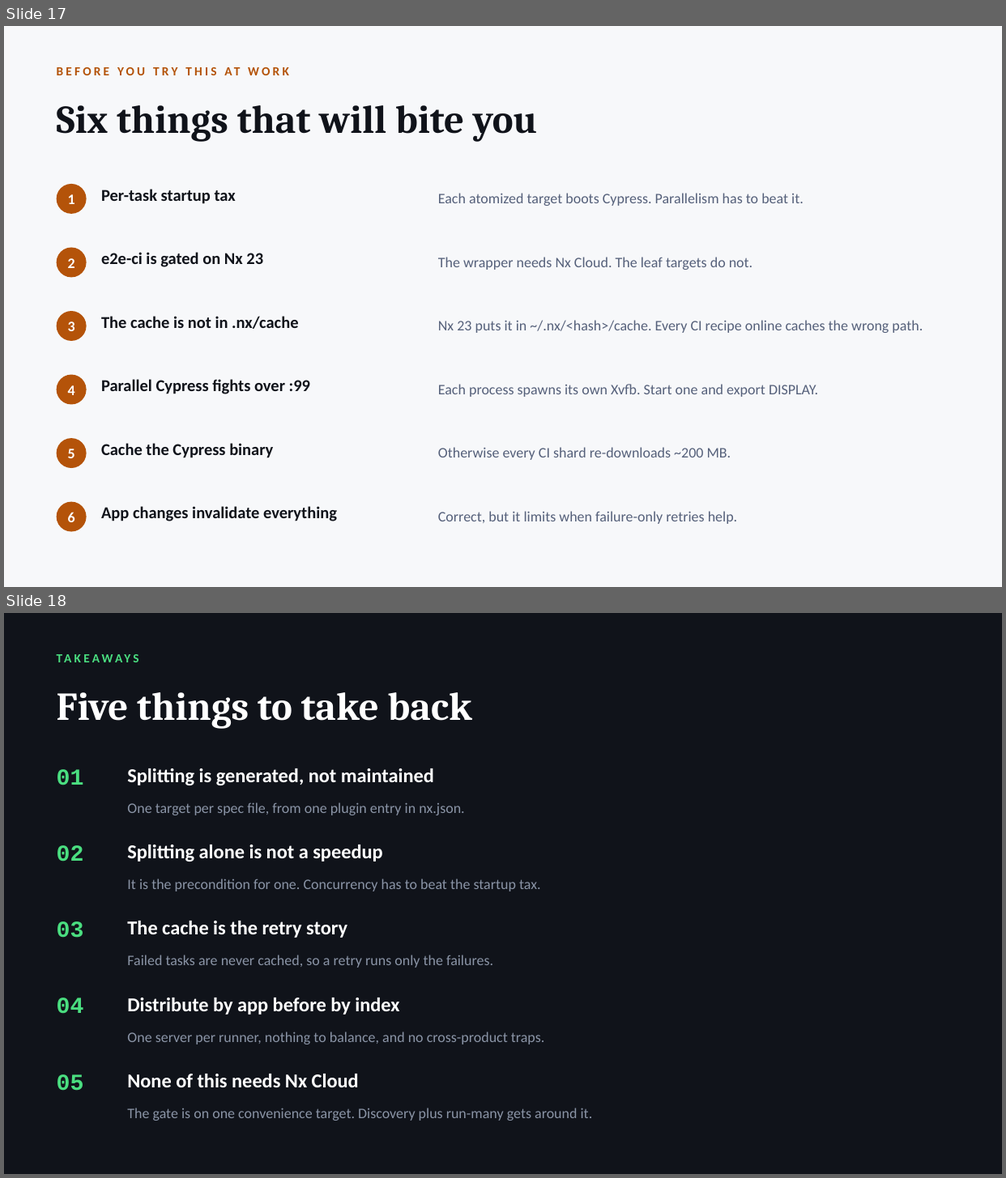
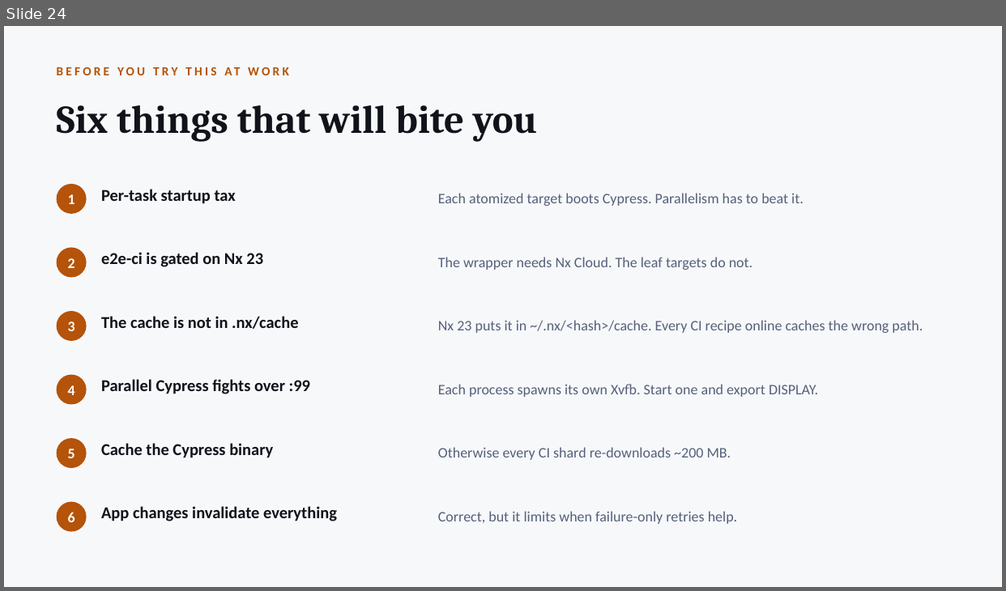
Before and after one commit to radzivil/nx-scaling-e2e-tests-with-atomizer, a slide deck: talk/Scaling-E2E-Tests-with-Nx.pptx. Shown one above the other, each under a label of ours: slides 17 and 18 before the commit, slide 24 after it. The pictures are 1006x1178 and 1006x591 pixels, drawn with LibreOffice and Linux fonts; fonts in the diff are those of the drawing. Boxes give left, top, right and bottom in pixels: in the first picture for what was removed or moved away, otherwise in the second. Text is boxed around its words. In the diff, an @@ line names an element or a change of style, - is before the commit and + after.

```diff
--- a/talk/Scaling-E2E-Tests-with-Nx.pptx
+++ b/talk/Scaling-E2E-Tests-with-Nx.pptx
@@ slide 18 removed at [4,613,1002,1174], background #10131A @@
@@ text removed at [57,647,948,669] @@
-TAKEAWAYS
@@ text removed at [57,692,472,728] @@
-Five things to take back
@@ text removed at [57,769,84,786] @@
-01
@@ text removed at [127,769,434,786] @@
-Splitting is generated, not maintained
@@ text removed at [127,803,464,815] @@
-One target per spec file, from one plugin entry in nx.json.
@@ text removed at [57,845,84,862] @@
-02
@@ text removed at [127,845,382,862] @@
-Splitting alone is not a speedup
@@ text removed at [127,879,541,892] @@
-It is the precondition for one. Concurrency has to beat the startup tax.
@@ text removed at [57,922,84,938] @@
-03
@@ text removed at [127,921,347,938] @@
-The cache is the retry story
@@ text removed at [127,955,493,968] @@
-Failed tasks are never cached, so a retry runs only the failures.
@@ text removed at [57,998,84,1014] @@
-04
@@ text removed at [127,998,399,1015] @@
-Distribute by app before by index
@@ text removed at [127,1032,545,1045] @@
-One server per runner, nothing to balance, and no cross-product traps.
@@ text removed at [127,1074,359,1088] @@
-None of this needs Nx Cloud
@@ text removed at [57,1075,84,1091] @@
-05
@@ text removed at [127,1108,593,1121] @@
-The gate is on one convenience target. Discovery plus run-many gets around it.
@@ what was slide 17 is now slide 24 @@
```
Also in this commit, not shown: 1 slide changed, 13 slides added, 7 other slides removed, 8 other files.
